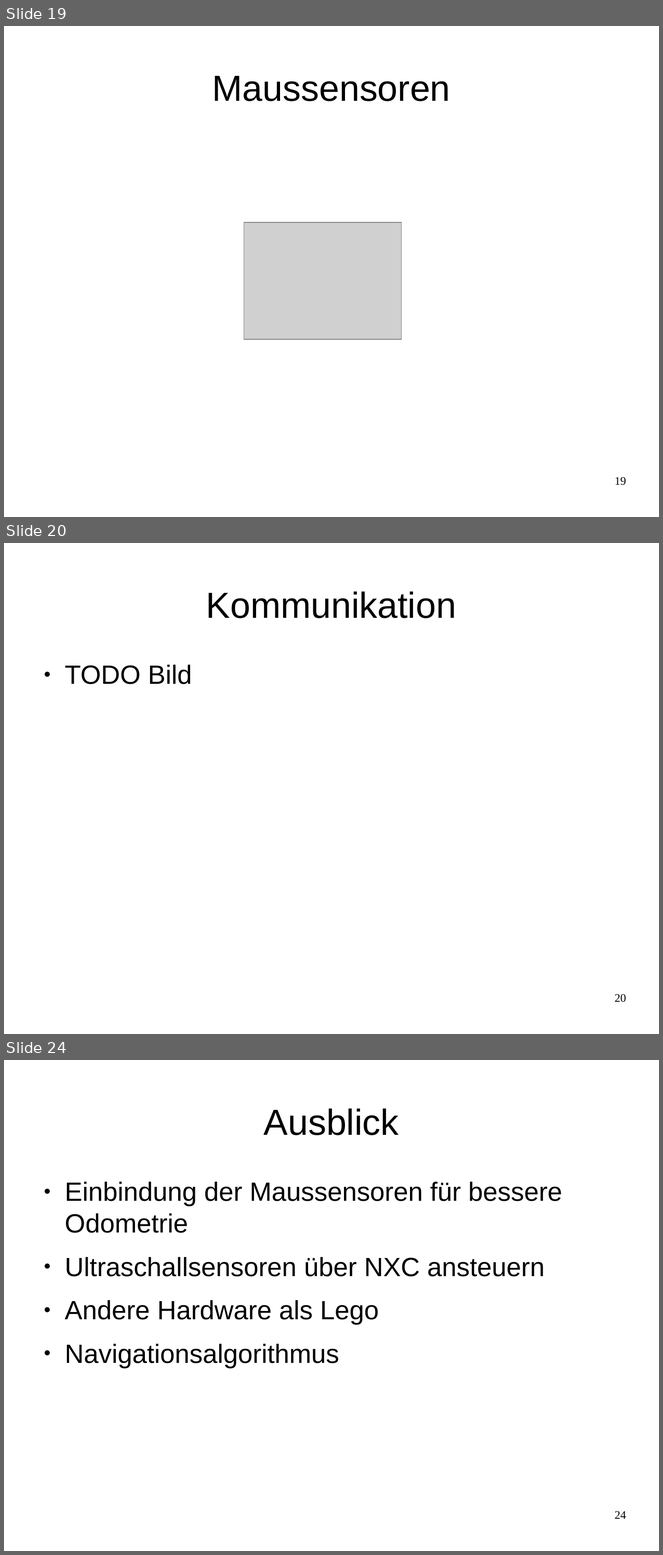
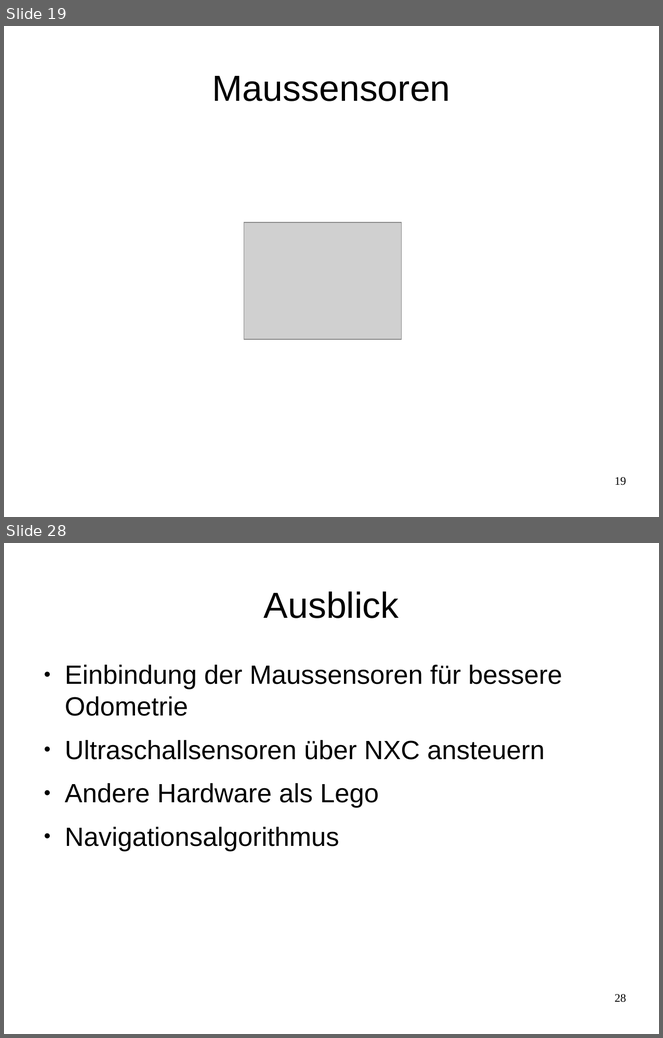
Before and after one commit to Smart-Minotaur/nxt_minotaur, a slide deck: doc/Präsentation.odp. Shown one above the other, each under a label of ours: slides 19, 20 and 24 before the commit, slides 19 and 28 after it; the slides between them are not shown. The pictures are 663x1555 and 663x1038 pixels, drawn with LibreOffice and Linux fonts; fonts in the diff are those of the drawing; grey boxes stand for pictures. Boxes give left, top, right and bottom in pixels: in the first picture for what was removed or moved away, otherwise in the second. Text is boxed around its words. In the diff, an @@ line names an element or a change of style, - is before the commit and + after.

```diff
--- a/doc/Präsentation.odp
+++ b/doc/Präsentation.odp
@@ slide 20 removed at [4, 543, 659, 1034], background #FFFFFF @@
@@ title removed at [206, 591, 456, 618] @@
-Kommunikation
@@ text removed at [65, 665, 192, 684] @@
-● TODO Bild
@@ page number removed at [615, 994, 626, 1003] @@
-20
@@ what was slide 24 is now slide 28 @@
@@ page number at [615, 994, 626, 1003]: text changed @@
-24
+28
```
Also in this commit, not shown: 1 slide changed, 7 slides added, 2 other slides removed, 1 other file.
